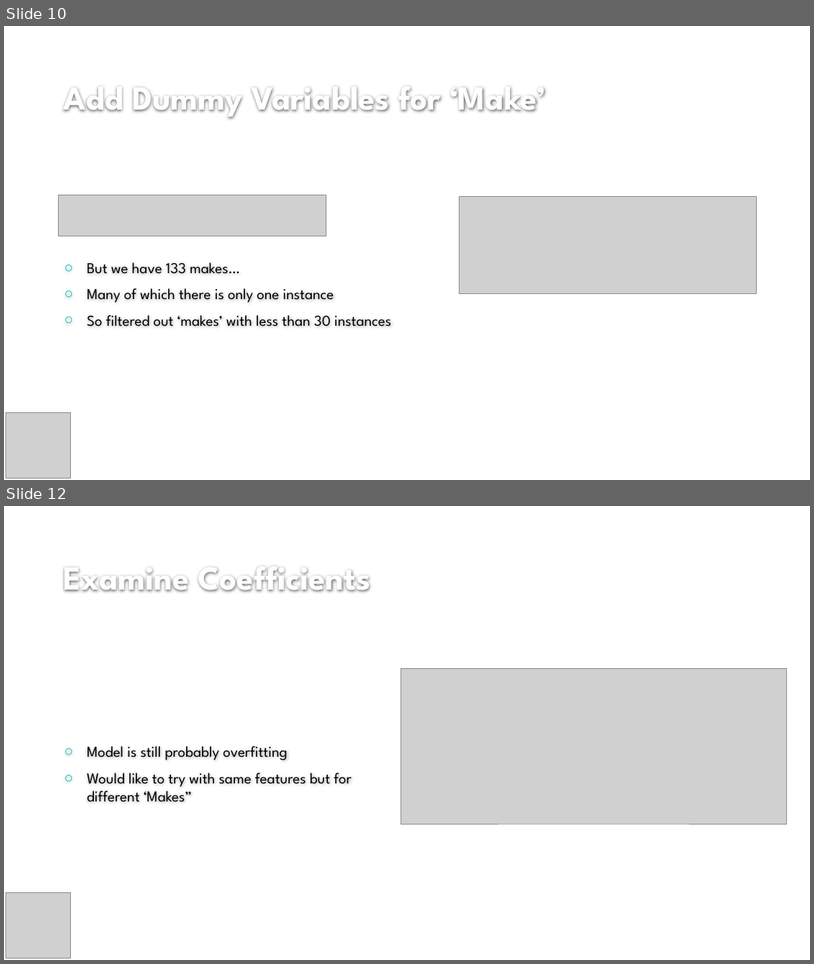
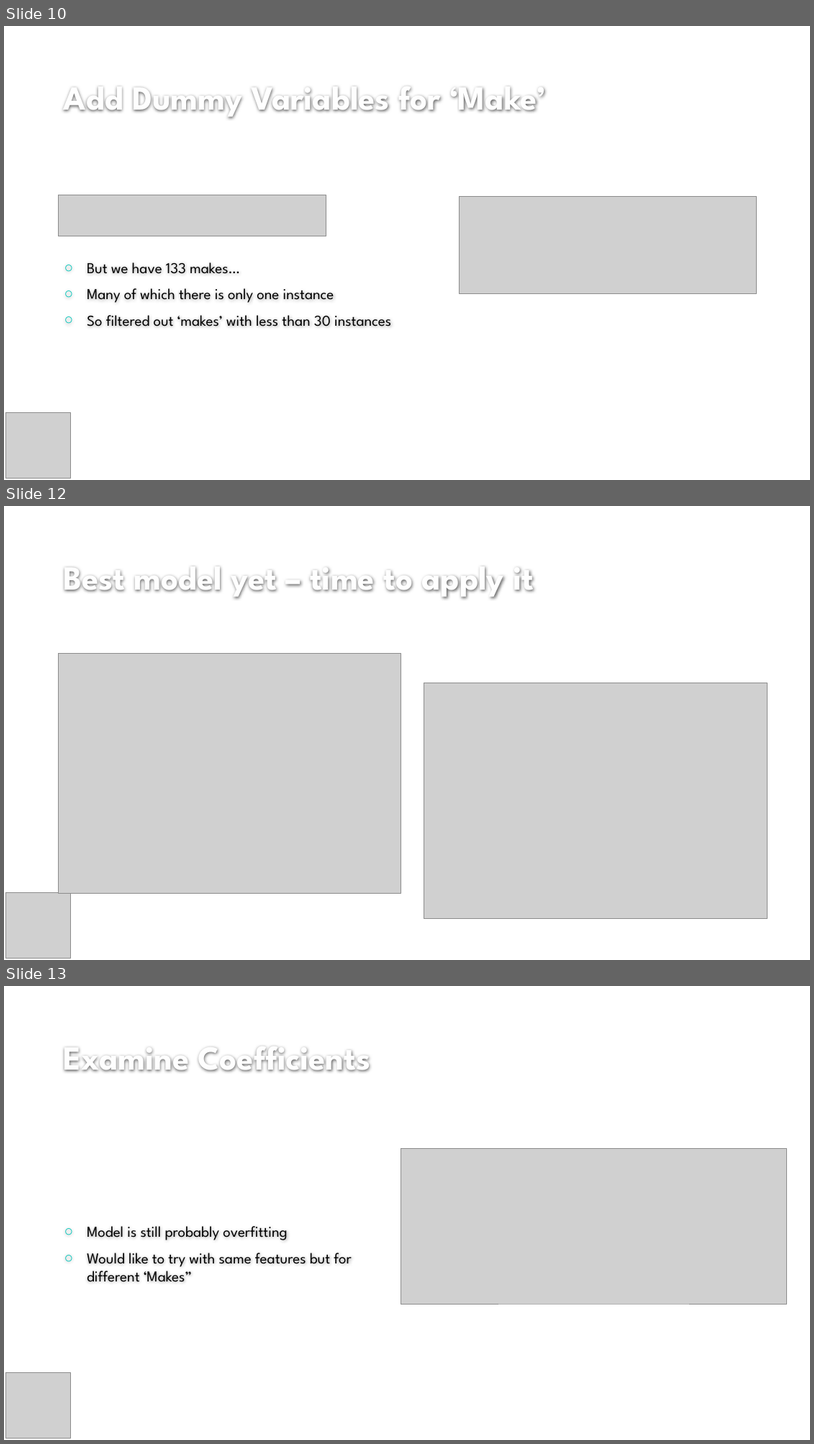
Before and after one commit to gojandrooo/GA-Data-Science-Final-Project, a slide deck: Automobile Fuel Economy.pptx. Shown one above the other, each under a label of ours: slides 10 and 12 before the commit, slides 10, 12 and 13 after it; the slides between them are not shown. The pictures are 814x964 and 814x1444 pixels, drawn with LibreOffice and Linux fonts; fonts in the diff are those of the drawing; grey boxes stand for pictures; background and template pictures are left out. Boxes give left, top, right and bottom in pixels: in the first picture for what was removed or moved away, otherwise in the second. Text is boxed around its words. In the diff, an @@ line names an element or a change of style, - is before the commit and + after.

```diff
--- a/Automobile Fuel Economy.pptx
+++ b/Automobile Fuel Economy.pptx
@@ slide 12 added at <box>4,506,810,960</box>, background #FFFFFF @@
@@ title added at <box>64,567,534,599</box>, 40 pt, text #FEFEFE, bold @@
+Best model yet – time to apply it
@@ picture added at <box>59,654,401,893</box> @@
@@ text added at <box>110,652,145,674</box>, 18 pt, text #000000 @@
+○ RMSE
@@ picture added at <box>424,682,767,919</box> @@
@@ picture added at <box>6,893,70,958</box> @@
@@ what was slide 12 is now slide 13 @@
```
Also in this commit, not shown: 2 slides changed, 1 other file.
